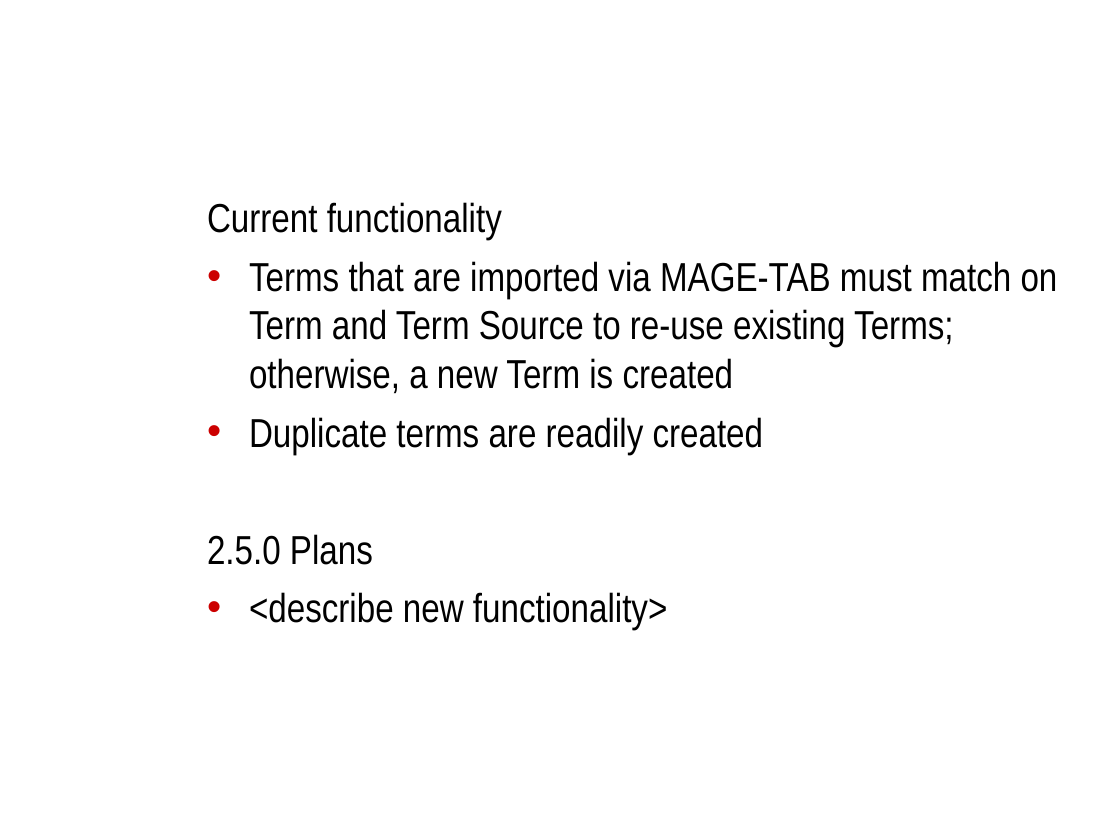
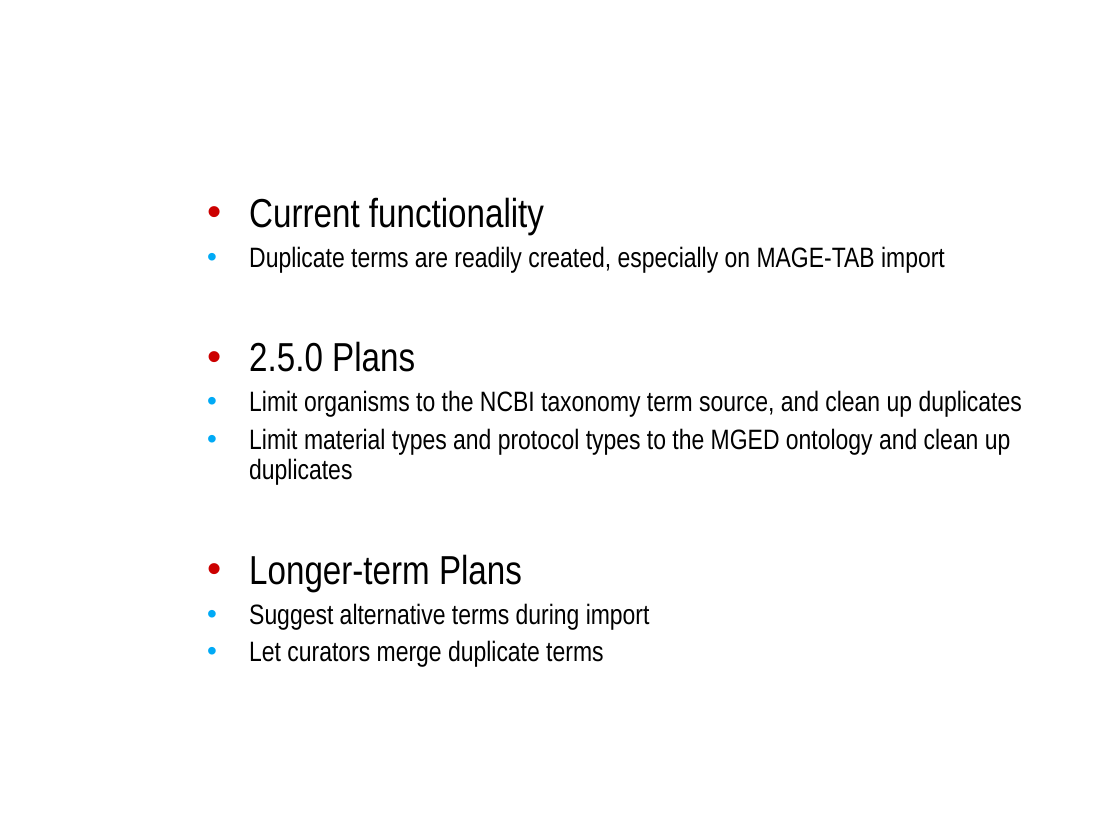
Before and after one commit to NCIP/caarray-docs, a slide deck: slide 14 of project_management/open_meetings/ICR_WS_Meeting_2010_08_11.ppt (slide 13 before the commit). Drawn at 1120x840 pixels with LibreOffice and Linux fonts; fonts in the diff are those of the drawing; background and template pictures are left out. Boxes give left, top, right and bottom in pixels: in the first picture for what was removed or moved away, otherwise in the second. Text is boxed around its words. In the diff, an @@ line names an element or a change of style, - is before the commit and + after.

```diff
--- a/project_management/open_meetings/ICR_WS_Meeting_2010_08_11.ppt
+++ b/project_management/open_meetings/ICR_WS_Meeting_2010_08_11.ppt
@@ text at bbox=[249, 197, 544, 372]: bullet none to •; list level 1 to 2 in "Current functionality"; line spacing 1 to 0.9; list level 1 to 2 in "2.5.0 Plans" @@
@@ text at bbox=[249, 246, 945, 272]: text changed; size 26 to 18 pt @@
-• Terms that are imported via MAGE-TAB must match on Term and Term Source to re-use existing Terms; otherwise, a new Term is created
-• Duplicate terms are readily created
+  • Duplicate terms are readily created, especially on MAGE-TAB import
@@ text at bbox=[249, 390, 1022, 667]: text changed; size 26 to 18 pt @@
-• <describe new functionality>
+  • Limit organisms to the NCBI taxonomy term source, and clean up duplicates
+  • Limit material types and protocol types to the MGED ontology and clean up duplicates
+  • Longer-term Plans
+  • Suggest alternative terms during import
+  • Let curators merge duplicate terms
```
Also in this commit, not shown: 11 other slides changed, 2 slides added.
